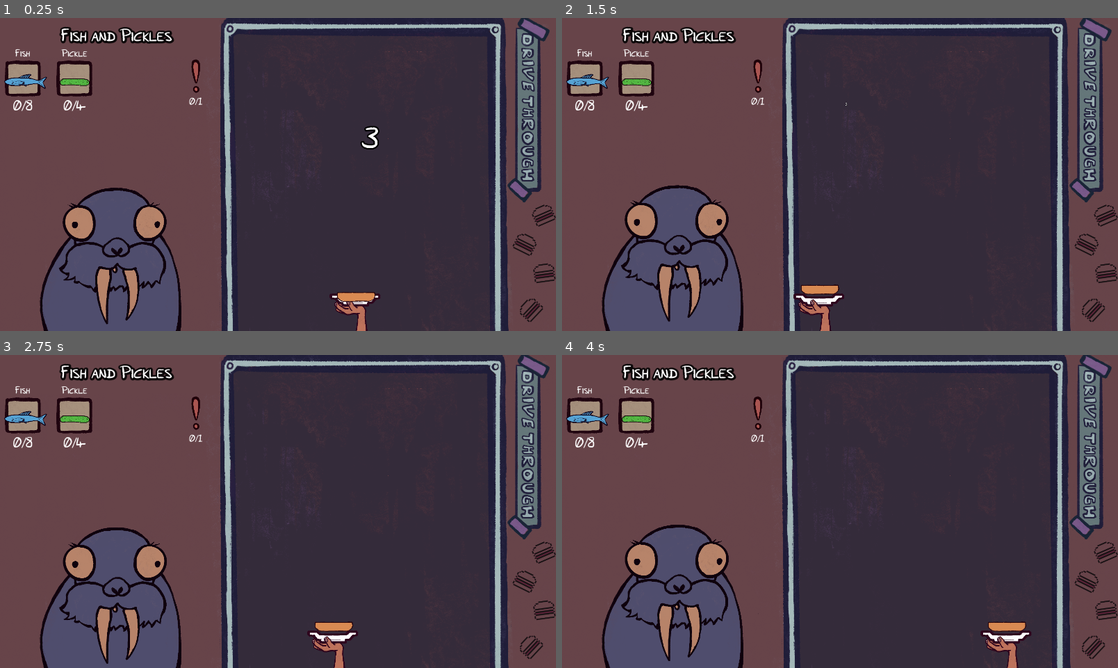
Above: before the commit, frames 1-4 (two rows, left to right).
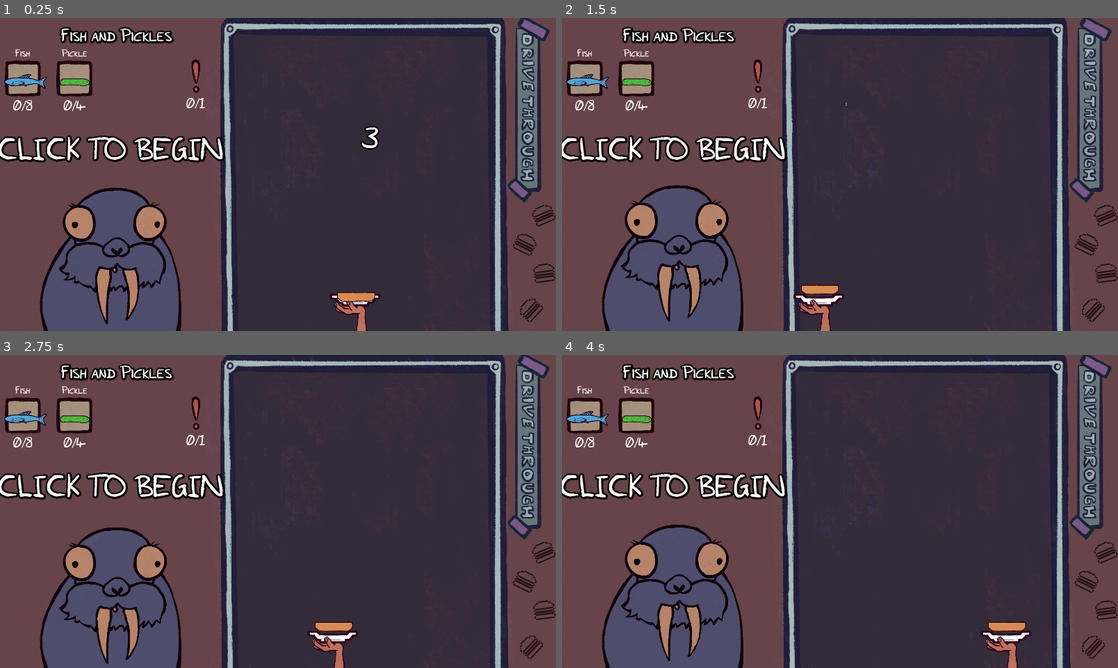
Above: after the commit, the same moments.

Repository: SirLich/funky-drive-through
Game: Godot game, scene res://game.tscn
Same seed, same stepped clock (60 frames per second), same inputs: the game is played once before the commit and once after it.
Inputs (mouse positions are in pixels of both pictures, inside the frame that each line leads up to):
- Up to frame 1 (0.25 s): no input
- Up to frame 2 (1.5 s): tap Enter at 0.5, 1.25 s; move the mouse to (962, 158) at 0.52 s; press the mouse at (962, 158) at 0.53 s; move the mouse to (728, 190) at 1.27 s; release the mouse at (728, 190) at 1.28 s; click (728, 190) at 1.35 s
- Up to frame 3 (2.75 s): tap Enter at 2 s; move the mouse to (333, 442) at 2.02 s; press the mouse at (333, 442) at 2.03 s
- Up to frame 4 (4 s): tap Enter at 2.75, 3.5 s; move the mouse to (812, 574) at 2.77 s; release the mouse at (812, 574) at 2.78 s; click (812, 574) at 2.85 s; move the mouse to (1006, 558) at 3.52 s; press the mouse at (1006, 558) at 3.53 s

The runs differ from the first frame. In frame 1, 2.2% of the frame differs, in the area x 0-41%, y 25-47%; in frame 2, 2.2%; in frame 3, 2.2%; in frame 4, 2.2%.

Commit message:
Music

Diff:
--- a/game.tscn
+++ b/game.tscn
@@ -21,15 +21,80 @@
 
 [sub_resource type="Environment" id="Environment_1begj"]
 
+[sub_resource type="Animation" id="Animation_6kx3j"]
+resource_name = "begin"
+tracks/0/type = "value"
+tracks/0/imported = false
+tracks/0/enabled = true
+tracks/0/path = NodePath("HUD/Shift:position")
+tracks/0/interp = 1
+tracks/0/loop_wrap = true
+tracks/0/keys = {
+"times": PackedFloat32Array(0.2, 1),
+"transitions": PackedFloat32Array(1, 1),
+"update": 0,
+"values": [Vector2(877, 82), Vector2(0, 0)]
+}
+tracks/1/type = "value"
+tracks/1/imported = false
+tracks/1/enabled = true
+tracks/1/path = NodePath("HUD/Shift/ClickToBegin:label_settings:font_color")
+tracks/1/interp = 1
+tracks/1/loop_wrap = true
+tracks/1/keys = {
+"times": PackedFloat32Array(0),
+"transitions": PackedFloat32Array(1),
+"update": 0,
+"values": [Color(1, 1, 1, 1)]
+}
+
+[sub_resource type="Animation" id="Animation_00qca"]
+length = 0.001
+tracks/0/type = "value"
+tracks/0/imported = false
+tracks/0/enabled = true
+tracks/0/path = NodePath("HUD/Shift:position")
+tracks/0/interp = 1
+tracks/0/loop_wrap = true
+tracks/0/keys = {
+"times": PackedFloat32Array(0),
+"transitions": PackedFloat32Array(1),
+"update": 0,
+"values": [Vector2(0, 0)]
+}
+tracks/1/type = "value"
+tracks/1/imported = false
+tracks/1/enabled = true
+tracks/1/path = NodePath("HUD/Shift/ClickToBegin:label_settings:font_color")
+tracks/1/interp = 1
+tracks/1/loop_wrap = true
+tracks/1/keys = {
+"times": PackedFloat32Array(0),
+"transitions": PackedFloat32Array(1),
+"update": 0,
+"values": [Color(1, 1, 1, 1)]
+}
+
+[sub_resource type="AnimationLibrary" id="AnimationLibrary_wa3xa"]
+_data = {
+"RESET": SubResource("Animation_00qca"),
+"begin": SubResource("Animation_6kx3j")
+}
+
 [sub_resource type="AtlasTexture" id="AtlasTexture_2rdmc"]
 atlas = ExtResource("7_1n7r7")
 region = Rect2(1737.93, 1356.28, 250.635, 660.765)
 
 [sub_resource type="LabelSettings" id="LabelSettings_j71ag"]
-font_size = 35
+font_size = 50
 
 [sub_resource type="LabelSettings" id="LabelSettings_bx1hl"]
 font_size = 60
+shadow_size = 26
+shadow_color = Color(0, 0, 0, 0.866667)
+
+[sub_resource type="LabelSettings" id="LabelSettings_mrp7q"]
+font_size = 105
 shadow_size = 26
 shadow_color = Color(0, 0, 0, 0.866667)
 
@@ -119,7 +184,18 @@
 script = ExtResource("9_k1kde")
 item_box_ui = ExtResource("7_5rb7w")
 
-[node name="Mistakes" type="VBoxContainer" parent="HUD"]
+[node name="UIAnimation" type="AnimationPlayer" parent="HUD"]
+root_node = NodePath("../..")
+libraries = {
+"": SubResource("AnimationLibrary_wa3xa")
+}
+
+[node name="Shift" type="Control" parent="HUD"]
+anchors_preset = 0
+offset_right = 40.0
+offset_bottom = 40.0
+
+[node name="Mistakes" type="VBoxContainer" parent="HUD/Shift"]
 layout_mode = 0
 offset_left = 602.0
 offset_top = 137.0
@@ -127,7 +203,7 @@
 offset_bottom = 391.0
 metadata/_edit_group_ = true
 
-[node name="ItemBox" type="TextureRect" parent="HUD/Mistakes"]
+[node name="ItemBox" type="TextureRect" parent="HUD/Shift/Mistakes"]
 self_modulate = Color(0.678431, 0.337255, 0.317647, 1)
 custom_minimum_size = Vector2(128, 128)
 layout_mode = 2
@@ -135,13 +211,13 @@
 expand_mode = 1
 stretch_mode = 5
 
-[node name="MistakeLabel" type="Label" parent="HUD/Mistakes"]
+[node name="MistakeLabel" type="Label" parent="HUD/Shift/Mistakes"]
 layout_mode = 2
 text = "0/0"
 label_settings = SubResource("LabelSettings_j71ag")
 horizontal_alignment = 1
 
-[node name="RecipeLabel" type="Label" parent="HUD"]
+[node name="RecipeLabel" type="Label" parent="HUD/Shift"]
 layout_mode = 0
 offset_left = 8.0
 offset_top = 29.0
@@ -151,7 +227,7 @@
 label_settings = SubResource("LabelSettings_bx1hl")
 horizontal_alignment = 1
 
-[node name="Items" type="HBoxContainer" parent="HUD"]
+[node name="Items" type="HBoxContainer" parent="HUD/Shift"]
 layout_mode = 1
 offset_left = 15.0
 offset_top = 103.0
@@ -159,11 +235,22 @@
 offset_bottom = 357.0
 theme_override_constants/separation = 50
 
-[node name="ItemBoxUI" parent="HUD/Items" instance=ExtResource("7_5rb7w")]
-layout_mode = 2
+[node name="ItemBoxUI" parent="HUD/Shift/Items" instance=ExtResource("7_5rb7w")]
+layout_mode = 2
+
+[node name="ClickToBegin" type="Label" parent="HUD/Shift"]
+layout_mode = 0
+offset_left = -13.0
+offset_top = 400.0
+offset_right = 775.0
+offset_bottom = 483.0
+text = "CLICK TO BEGIN"
+label_settings = SubResource("LabelSettings_mrp7q")
+horizontal_alignment = 1
 
 [node name="FinishScreen" type="Control" parent="HUD"]
 process_mode = 3
+visible = false
 anchors_preset = 0
 offset_right = 40.0
 offset_bottom = 40.0
--- a/hud.gd
+++ b/hud.gd
@@ -1,8 +1,8 @@
 extends Control
 
-@onready var recipe_label: Label = $RecipeLabel
-@onready var items: HBoxContainer = $Items
-@onready var mistake_label: Label = $Mistakes/MistakeLabel
+@onready var recipe_label: Label = $Shift/RecipeLabel
+@onready var items: HBoxContainer = $Shift/Items
+@onready var mistake_label: Label = $Shift/Mistakes/MistakeLabel
 
 @export var item_box_ui : PackedScene
 var recipe
Not shown: 1 places in game.tscn that only renumber resources
